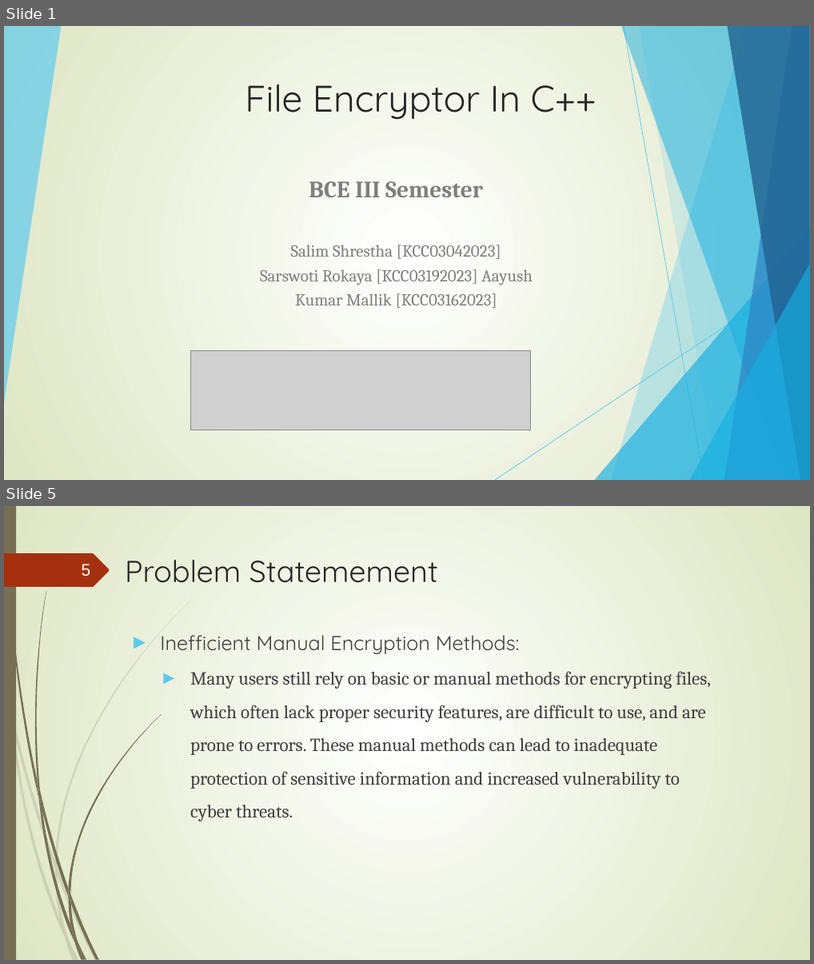
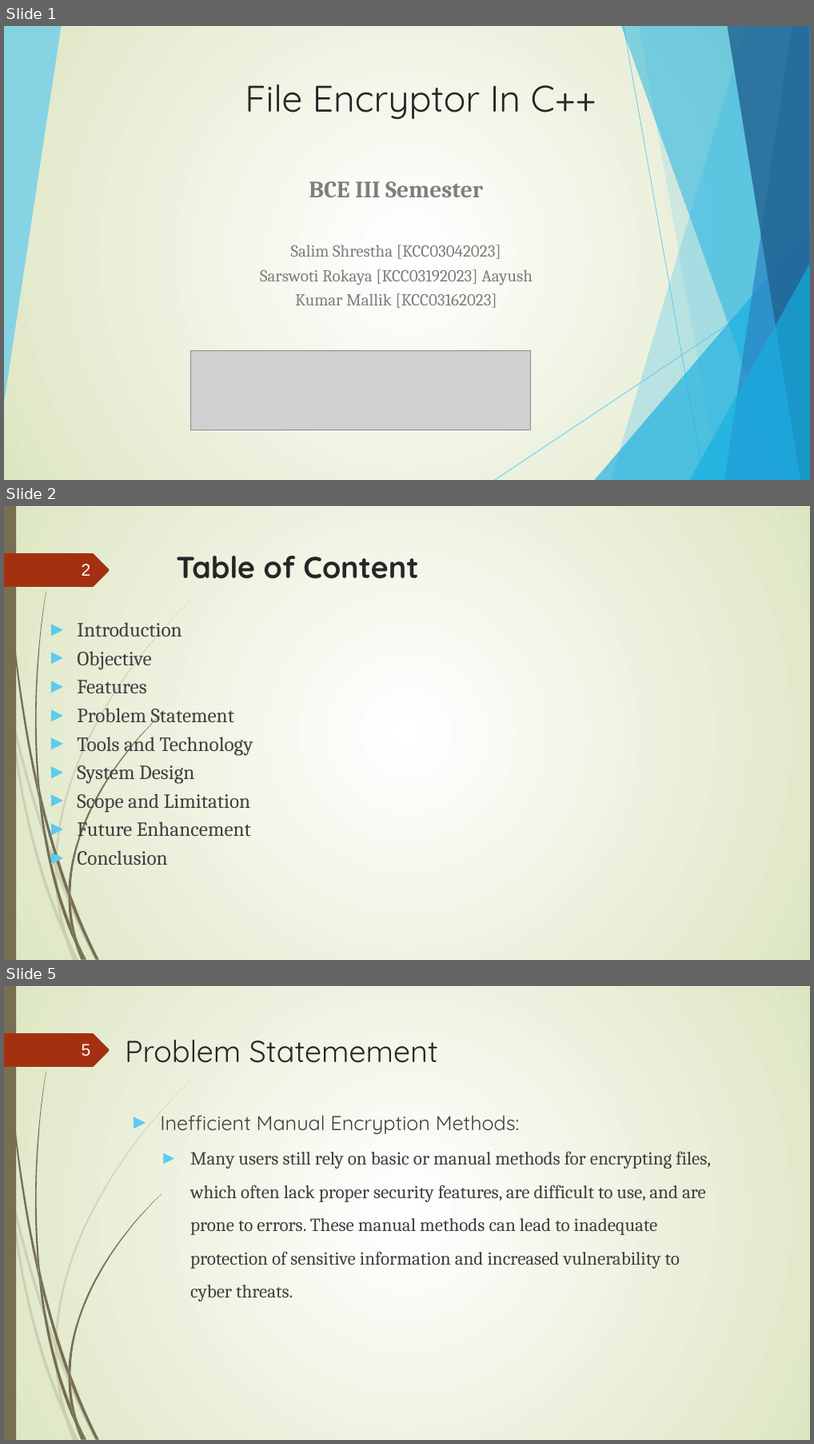
Before and after one commit to salimshre/Encryptor, a slide deck: Documentation/final -File Encryptor In C++.pptx. Shown one above the other, each under a label of ours: slides 1 and 5 before the commit, slides 1, 2 and 5 after it; the slides between them are not shown. The pictures are 814x964 and 814x1444 pixels, drawn with LibreOffice and Linux fonts; fonts in the diff are those of the drawing; grey boxes stand for pictures. Boxes give left, top, right and bottom in pixels: in the first picture for what was removed or moved away, otherwise in the second. Text is boxed around its words. In the diff, an @@ line names an element or a change of style, - is before the commit and + after.

```diff
--- a/Documentation/final -File Encryptor In C++.pptx
+++ b/Documentation/final -File Encryptor In C++.pptx
@@ slide 2 added at [4,506,810,960], background gradient #FFFFFF to #DDE6C3; not listed: 24 template elements that a slide beside it also shows @@
@@ page number added at [82,564,91,576], 20 pt, text #FEFFFF @@
+2
@@ title added at [176,556,419,579], 36 pt, text #262626, bold @@
+Table of Content
@@ text added at [77,622,254,864], 24 pt, text #3F3F3F @@
+► Introduction
+► Objective
+► Features
+► Problem Statement
+► Tools and Technology
+► System Design
+► Scope and Limitation
+► Future Enhancement
+► Conclusion
```
Also in this commit, not shown: 2 other slides added, 3 slides removed, 4 other files.
